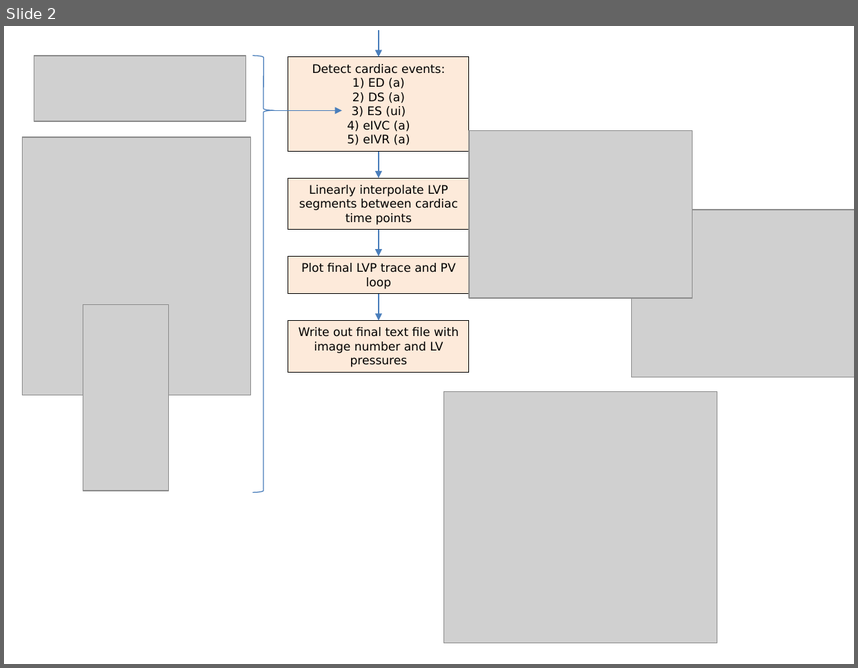
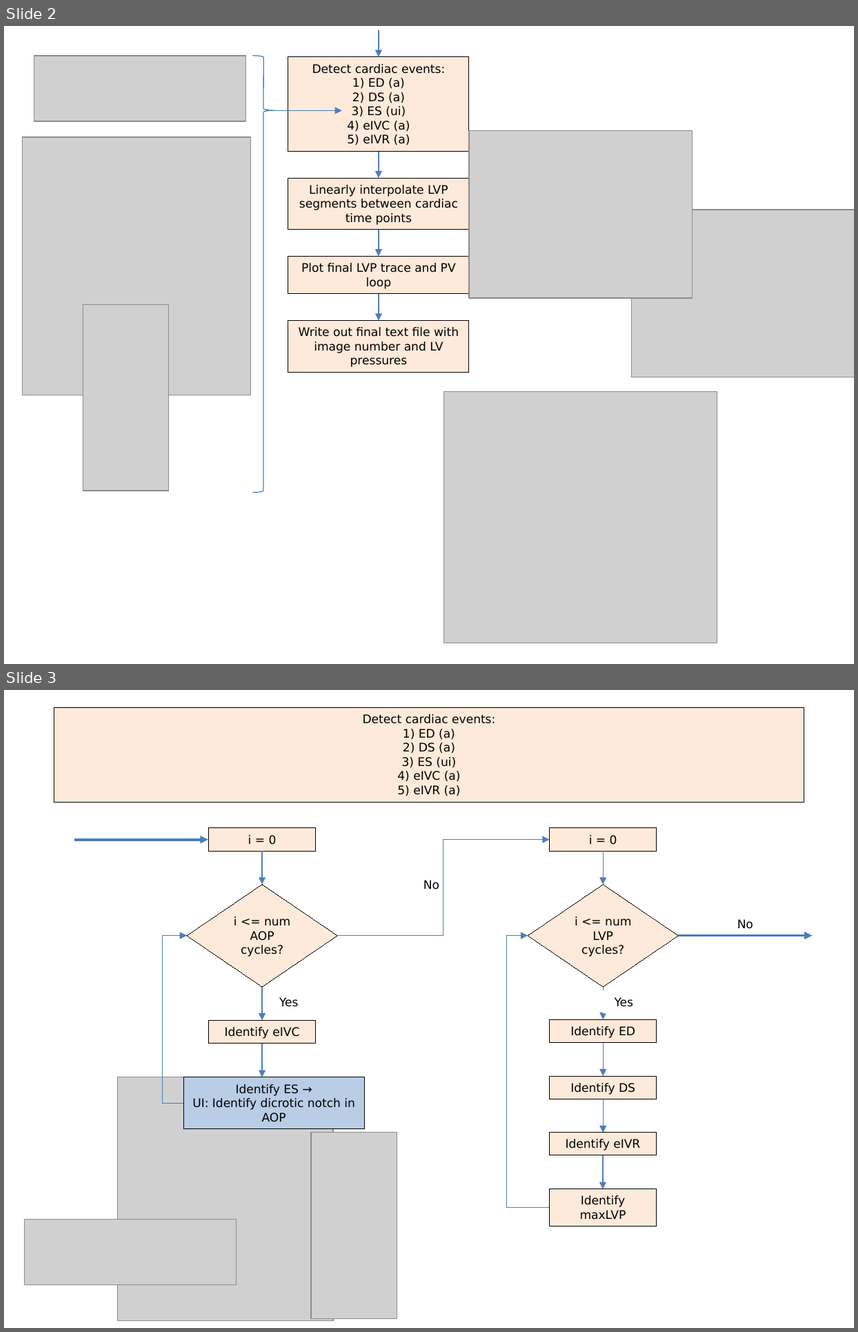
Before and after one commit to reneem5898/Haemodynamic_Fitting, a slide deck: Steps.pptx. Shown one above the other, each under a label of ours: slide 2 before the commit, slides 2 and 3 after it. The pictures are 858x668 and 858x1332 pixels, drawn with LibreOffice and Linux fonts; fonts in the diff are those of the drawing; grey boxes stand for pictures. Boxes give left, top, right and bottom in pixels: in the first picture for what was removed or moved away, otherwise in the second. Text is boxed around its words. In the diff, an @@ line names an element or a change of style, - is before the commit and + after.

Commit message:
Updated documentation

```diff
--- a/Steps.pptx
+++ b/Steps.pptx
@@ slide 3 added at [4, 690, 854, 1328], background #FFFFFF @@
@@ rectangle added at [54, 708, 804, 802], fill #FDEADA, outline #000000 0.75 pt, 10 pt, text #000000 @@
+Detect cardiac events:
+1) ED (a)
+2) DS (a)
+3) ES (ui)
+4) eIVC (a)
+5) eIVR (a)
@@ group added at [74, 828, 813, 1225]: 10 arrows, 8 rectangles, 4 texts, 3 elbow arrows, 2 diamonds @@
+No
+i <= num LVP cycles?
+i <= num AOP cycles?
+Identify eIVC
+Identify ES →
+UI: Identify dicrotic notch in AOP
+Yes
+i = 0
+i = 0
+Yes
+Identify ED
+Identify DS
+Identify eIVR
+Identify maxLVP
+No
@@ picture added at [118, 1077, 333, 1320] @@
@@ picture added at [311, 1132, 397, 1318] @@
@@ picture added at [25, 1219, 236, 1284] @@
```
